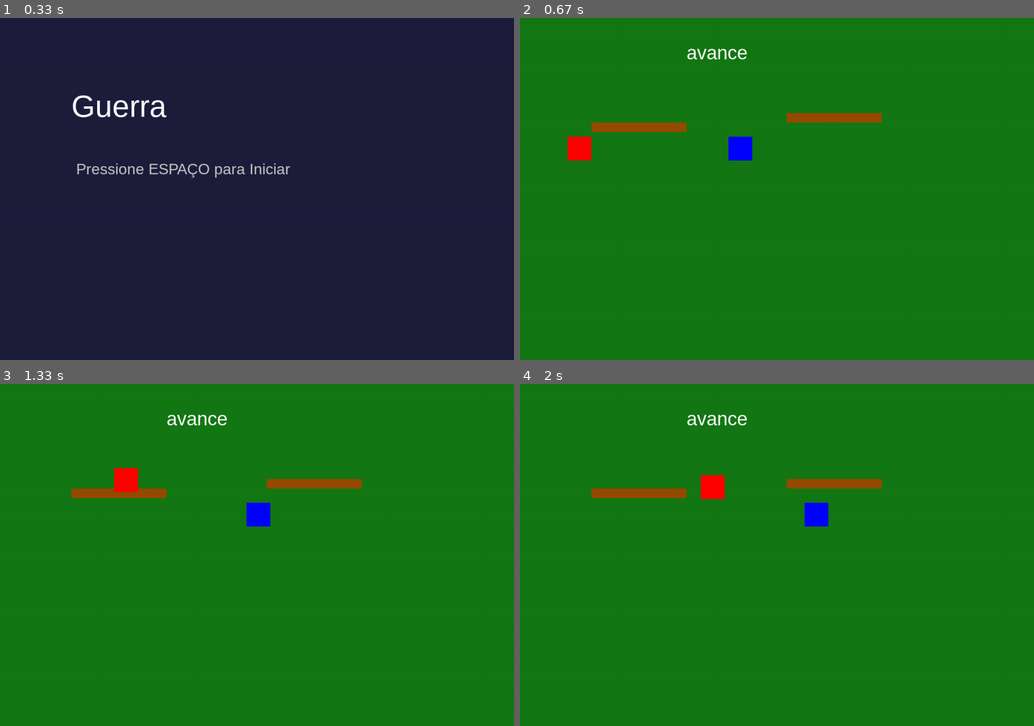
Above: before the commit, frames 1-4 (two rows, left to right).
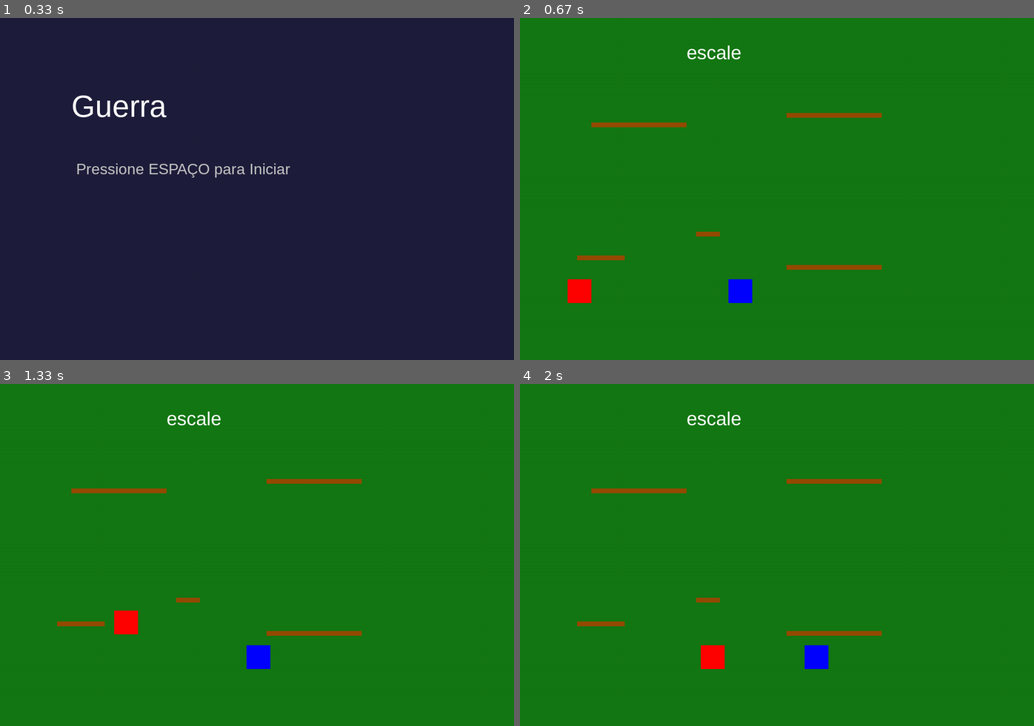
Above: after the commit, the same moments.

Repository: PedrooLino/jogo-topicos-de-computacao
Game: pygame game, started from main.py
Same seed, same stepped clock (60 frames per second), same inputs: the game is played once before the commit and once after it.
Inputs:
- Up to frame 1 (0.33 s): no input
- Up to frame 2 (0.67 s): tap Space at 0.33 s
- Up to frame 3 (1.33 s): hold D 0.67-1.13 s; hold W from 1.17 s (still down)
- Up to frame 4 (2 s): release W at 1.47 s; hold D 1.5-1.97 s

Frame 1 is identical in both runs. In frame 2, 2.6% of the frame differs, in the area x 9-71%, y 8-84%; in frame 3, 2.6%, in the area x 11-71%, y 8-84%; in frame 4, 2.6%.

Commit message:
mudança de cenario

Diff:
--- a/scenes/GameWorld.py
+++ b/scenes/GameWorld.py
@@ -8,12 +8,15 @@
     def __init__(self):
         super().__init__()
         self.font = pygame.font.SysFont("Arial", 40)
-        self.ground_y = 300
+        self.ground_y = 600
 
         # Plataformas (x, y, largura, altura)
         self.platforms = [
-            pygame.Rect(150, 220, 200, 20),
-            pygame.Rect(560, 200, 200, 20)
+            pygame.Rect(150, 220, 200, 10),
+            pygame.Rect(560, 200, 200, 10),
+            pygame.Rect(560, 520, 200, 10),
+            pygame.Rect(120, 500, 100, 10),
+            pygame.Rect(370, 450, 50, 10)
         ]
 
         # Player
@@ -67,5 +70,5 @@
             enemy.draw(screen)
 
         # Texto exemplo
-        text = self.font.render("avance", True, (255, 255, 255))
+        text = self.font.render("escale", True, (255, 255, 255))
         screen.blit(text, (350, 50))
